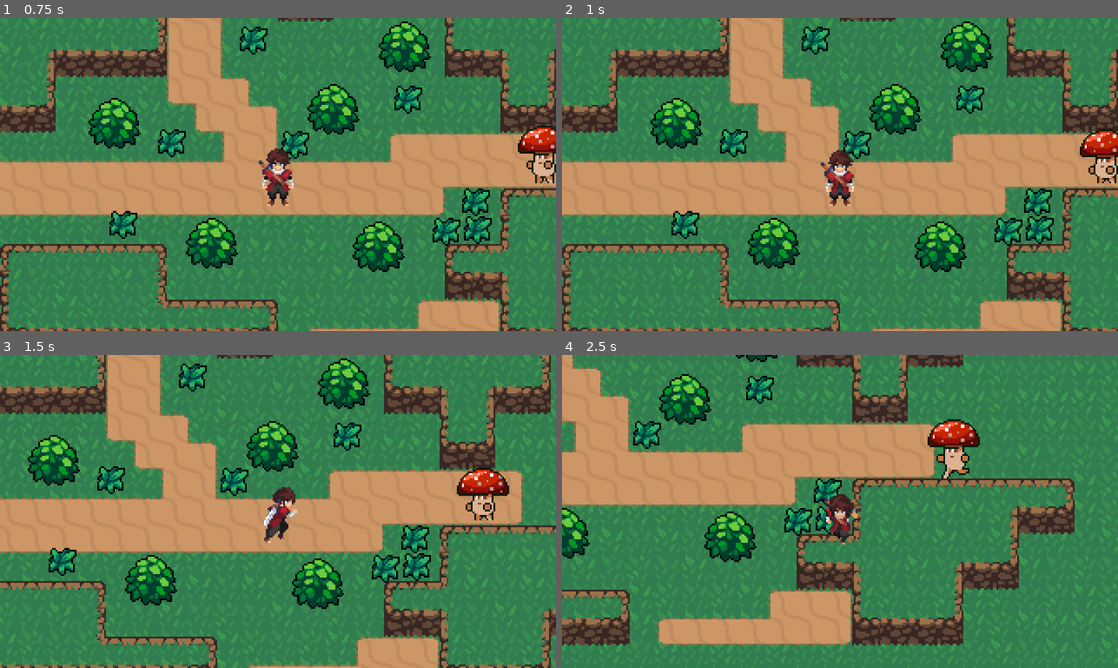
Above: before the commit, frames 1-4 (two rows, left to right).
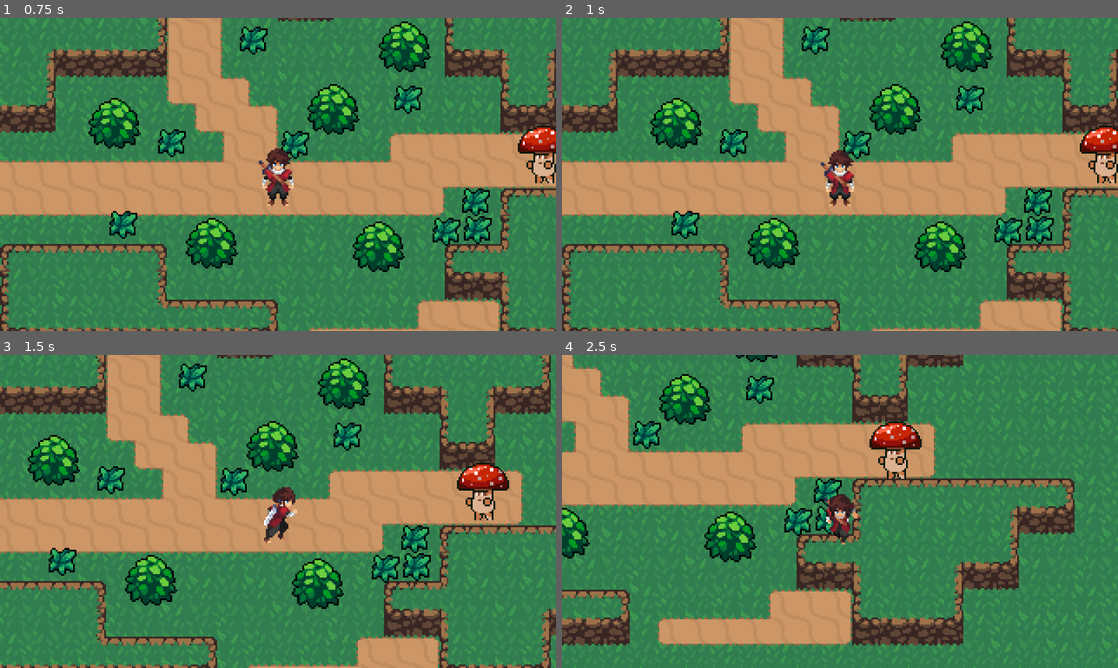
Above: after the commit, the same moments.

Repository: MisterBaiter/bobabobek
Game: Godot game, scene res://menu.tscn
Same seed, same stepped clock (60 frames per second), same inputs: the game is played once before the commit and once after it.
Inputs:
- Up to frame 1 (0.75 s): click "Start" at 0.5 s
- Up to frame 2 (1 s): no input
- Up to frame 3 (1.5 s): hold Right (ui_right) from 1.28 s (still down)
- Up to frame 4 (2.5 s): release Right (ui_right) at 2.03 s; hold Down (ui_down) from 2.03 s (still down)

Frame 1 is identical in both runs. In frame 2, 0.7% of the frame differs, in the area x 93-100%, y 34-53%; in frame 3, 0.9%; in frame 4, 2.2%, in the area x 55-76%, y 20-40%.

Commit message:
Enemy oprava pohybu
zabiju se

Diff:
--- a/Enemies/enemy_mush.tscn
+++ b/Enemies/enemy_mush.tscn
@@ -365,11 +365,11 @@
 sprite_frames = SubResource("SpriteFrames_cmdln")
 animation = &"Idle"
 
-[node name="Detection_area" type="Area2D" parent="."]
+[node name="DetectionArea" type="Area2D" parent="."]
 collision_layer = 2
 collision_mask = 2
 
-[node name="CollisionShape2D" type="CollisionShape2D" parent="Detection_area"]
+[node name="CollisionShape2D_DA" type="CollisionShape2D" parent="DetectionArea"]
 position = Vector2(171, 92)
 shape = SubResource("CircleShape2D_bdikg")
 
@@ -377,4 +377,5 @@
 position = Vector2(171, 92)
 shape = SubResource("CapsuleShape2D_gxw6v")
 
-[connection signal="body_entered" from="Detection_area" to="." method="_on_detection_area_body_entered"]
+[connection signal="body_entered" from="DetectionArea" to="." method="_on_detection_area_body_entered"]
+[connection signal="body_exited" from="DetectionArea" to="." method="_on_detection_area_body_exited"]
--- a/enemy_mush.gd
+++ b/enemy_mush.gd
@@ -1,38 +1,51 @@
 extends CharacterBody2D
 
-var speed = 65
-var player_chase = false
-var player = null
-var direction = null
-var direction_normalized = null
+@export var speed: float = 100.0
+@export var chase_speed: float = 150.0
+@export var detection_range: float = 300.0
 
-func _physics_process(delta_time):
-	if player_chase:
-		move_and_collide(Vector2(0,0))
-	if player_chase:
-	#Calculate direction vector
-		direction = player.position - position
+var player: Node2D = null
+var is_chasing: bool = false
+var can_see_player: bool = false
 
-	#Get normalized direction (length = 1)
-		direction_normalized = direction.normalized()
-
-	#Move at constant speed
-		position += direction_normalized * speed * delta_time
-
-		$AnimatedSprite2D.play("Run")
-
-		if(player.position.x - position.x) < 0:
-			$AnimatedSprite2D.flip_h = true
-		else:
-			$AnimatedSprite2D.flip_h = false
-	else:
-		$AnimatedSprite2D.play("Idle")
-
+func _ready():
+	$DetectionArea.body_entered.connect(_on_detection_area_body_entered)
+	$DetectionArea.body_exited.connect(_on_detection_area_body_exited)
 
 func _on_detection_area_body_entered(body: Node2D) -> void:
-	player = body
-	player_chase = true
+	if body.name == "Player":
+		print("Player detected")
+		player = body
+		is_chasing = true
+		can_see_player = true
 
 func _on_detection_area_body_exited(body: Node2D) -> void:
+	if body.name == "Player":
+		can_see_player = false
+
+func _physics_process(delta):
+	if is_chasing and player != null and is_instance_valid(player):
+		var direction = (player.global_position - global_position).normalized()
+		velocity = direction * (chase_speed if can_see_player else speed) #pohyb enemaka
+		move_and_slide()
+
+	if not can_see_player:
+		if player != null and is_instance_valid(player):
+			var distance = global_position.distance_to(player.global_position)
+			if distance > detection_range:
+				print("Player too far, stopping chase")
+				stop_chasing()
+	elif not is_chasing:
+		# iddle
+		velocity = Vector2.ZERO
+
+func stop_chasing():
+	is_chasing = false
 	player = null
-	player_chase = false
+	can_see_player = false
+	velocity = Vector2.ZERO
+
+func _draw():
+	# nakreslit range pro konec chasingu
+	if Engine.is_editor_hint():
+		draw_circle(Vector2.ZERO, detection_range, Color(1, 0, 0, 0.1))
